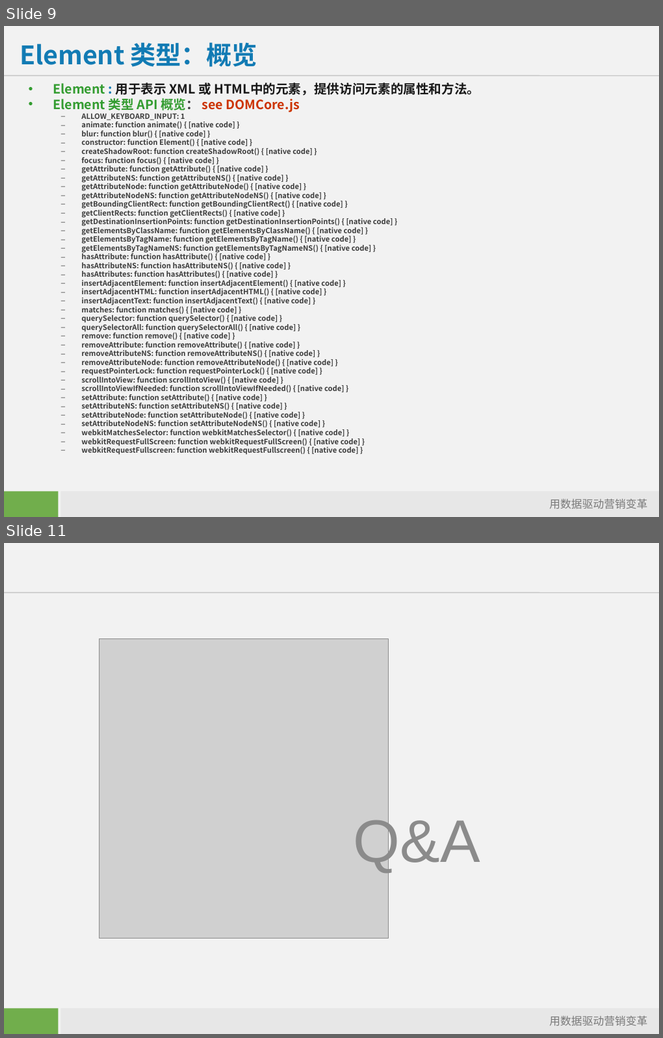
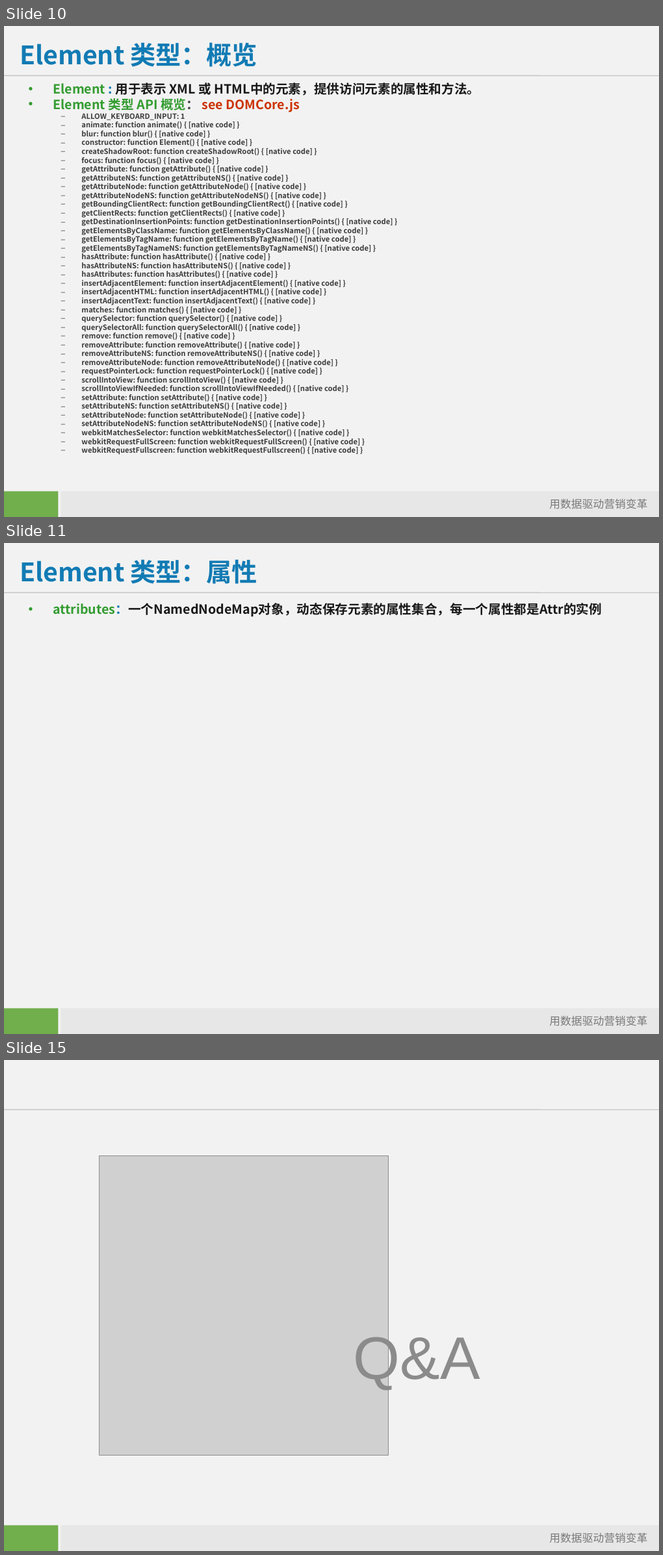
Before and after one commit to starzou/dom-edge, a slide deck: doc/DOM及其应用-DOM-API详解.ppt. Shown one above the other, each under a label of ours: slides 9 and 11 before the commit, slides 10, 11 and 15 after it; the slides between them are not shown. The pictures are 663x1038 and 663x1555 pixels, drawn with LibreOffice and Linux fonts; fonts in the diff are those of the drawing; grey boxes stand for pictures; background and template pictures are left out. Boxes give left, top, right and bottom in pixels: in the first picture for what was removed or moved away, otherwise in the second. Text is boxed around its words. In the diff, an @@ line names an element or a change of style, - is before the commit and + after.

Commit message:
完成 Element

```diff
--- a/doc/DOM及其应用-DOM-API详解.ppt
+++ b/doc/DOM及其应用-DOM-API详解.ppt
@@ slide 11 added at bbox=[4, 543, 659, 1034], background #F2F2F2; not listed: 4 template elements that a slide beside it also shows @@
@@ title added at bbox=[20, 559, 258, 584], 28 pt, text #127BB4, bold @@
+Element 类型：属性
@@ text added at bbox=[53, 603, 602, 617], 14 pt, text #181818, bold @@
+• attributes：一个NamedNodeMap对象，动态保存元素的属性集合，每一个属性都是Attr的实例
@@ what was slide 9 is now slide 10 @@
@@ what was slide 11 is now slide 15 @@
```
Also in this commit, not shown: 3 other slides added, 2 other files.
